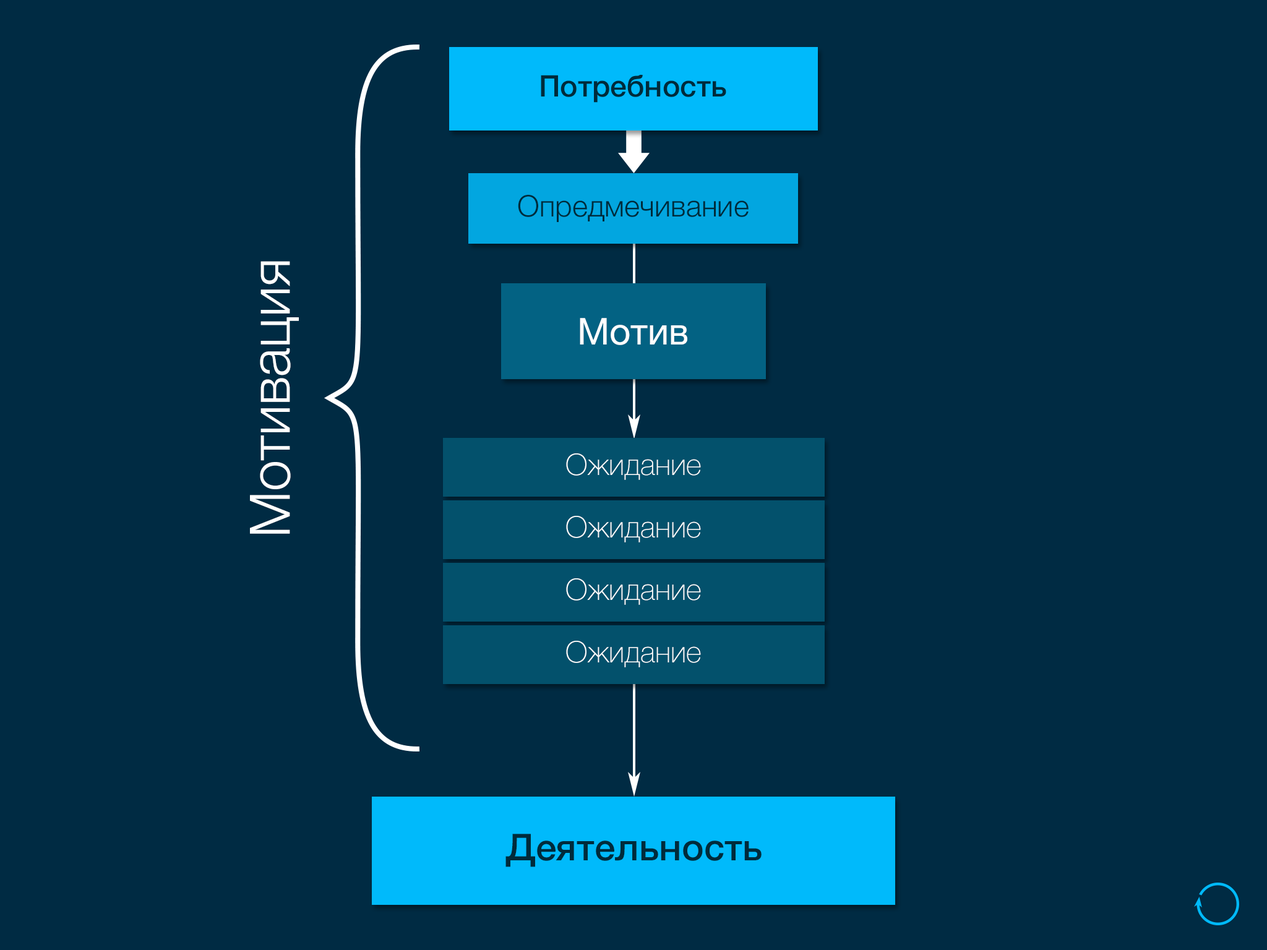
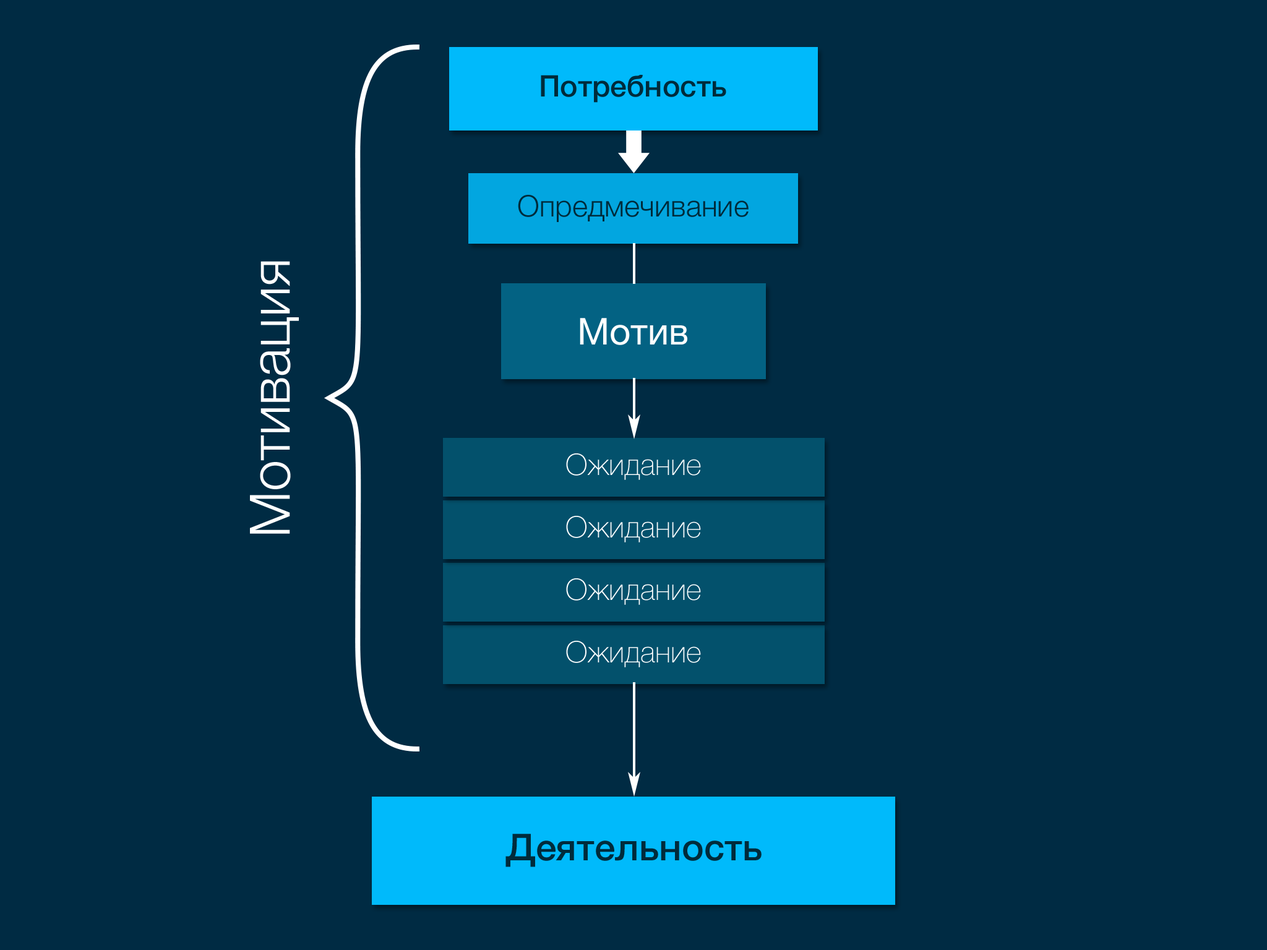
Two versions of the same layered image (1267 x 950). Layer-by-layer changes:
removed layer "Rectangle 1 copy 27" over 442, 625, 825, 685
removed layer "Rectangle 1 copy 26" over 442, 562, 825, 605
removed layer "Rectangle 1 copy 25" over 442, 500, 825, 543
removed layer "Rectangle 1 copy 24" over 565, 437, 701, 480
removed layer "Rectangle 1 copy 14" over 579, 283, 688, 380
removed layer "Rectangle 1 copy 20" over 517, 194, 749, 244
removed layer "Rectangle 1 copy 2" over 505, 833, 762, 868
removed layer "Rectangle 1" over 540, 74, 727, 103
renamed "Shape 38" to "#st absolute", painted on it, unmasked it over 632, 682, 636, 692
renamed "Shape 37" to "#st absolute", painted on it, unmasked it over 632, 377, 636, 440
renamed "Shape 36" to "#st absolute", unmasked it over 632, 243, 636, 284
renamed "Shape 35" to "#st absolute", painted on it, unmasked it over 625, 130, 642, 138
removed layer "Shape 10" over 1193, 882, 1239, 926
renamed "Потребность" to "#c absolute", moved it above "#c absolute", painted on it over 540, 74, 727, 138
renamed "Опредмечивание" to "#c absolute", moved it above "#c absolute", painted on it over 517, 194, 749, 252
renamed "Layer 0" to "#c absolute", moved it above "#c absolute", painted on it over 249, 74, 1239, 926
renamed "Ожидание" to "#c absolute", moved it above "#c absolute", painted on it over 442, 437, 825, 504
removed layer "Мотив" over 579, 317, 688, 346
renamed "Ожидание copy" to "#c absolute", moved it above "#c absolute", painted on it over 442, 500, 825, 566
renamed "Ожидание copy 2" to "#c absolute", moved it above "#c absolute", painted on it over 442, 562, 825, 629
renamed "Ожидание copy 3" to "#c absolute", moved it above "#c absolute", painted on it over 442, 625, 825, 692
renamed "Деятельность" to "#c absolute", moved it above "Layer 5", painted on it over 505, 833, 762, 868
